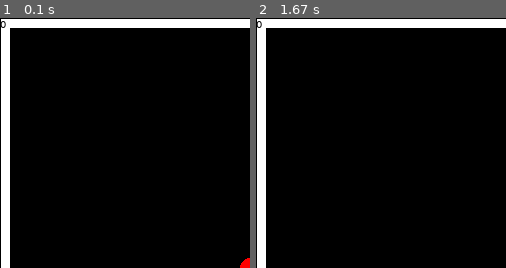
Above: before the commit, frames 1-2 (left to right).
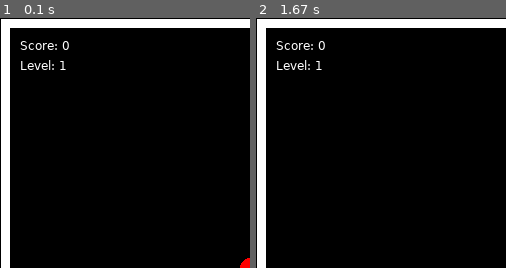
Above: after the commit, the same moments.

Repository: DamirTazhenov/Python
Game: pygame game, started from LAB8-9/snake/snake.py
Two runs of this game, one before a commit and one after it. Both use one fixed random seed, a clock stepped at 60 frames per second and the inputs below.
Inputs:
- Up to frame 1 (0.1 s): no input
- Up to frame 2 (1.67 s): hold Right 0.33-0.8 s; hold Up 0.83-1.13 s; hold Right 1.17-1.63 s
The pictures show only the part of the screen within x 0-50%, y 0-50%; the shares and areas given below are measured in that part.

The runs differ from the first frame. In frame 1, 0.6% of the frame differs, in the area x 0-28%, y 1-21%; in frame 2, 0.6%.

Commit message:
Snake mdfy

Diff:
--- a/LAB8-9/snake/snake.py
+++ b/LAB8-9/snake/snake.py
@@ -183,7 +183,7 @@
             snake1.score+=bonus.food_size
             bonus.gen(snake1.level,snake1.elements)
     if frame_counter%snake_frame_speed==0:
-        if snake1.score>20:
+        if snake1.score > 30 and snake1.level == 1:
             snake1.level +=1
         print(snake1.size)
         screen.fill((0, 0, 0))
@@ -194,8 +194,10 @@
         snake1.move()
         snake1.draw()
         food.draw()
-        scores = pygame.font.SysFont("Verdana", 10).render(str(snake1.score), True, (0, 0, 0))
-        screen.blit(scores,(0,0))
+        scores = pygame.font.SysFont("Verdana", 12).render("Score: "+str(snake1.score), True, (255,255,255))
+        levels = pygame.font.SysFont("Verdana", 12).render("Level: "+str(snake1.level), True, (255,255,255))
+        screen.blit(scores,(20,20))
+        screen.blit(levels,(20,40))
         if bonus.is_exist:
             bonus.draw()
 
